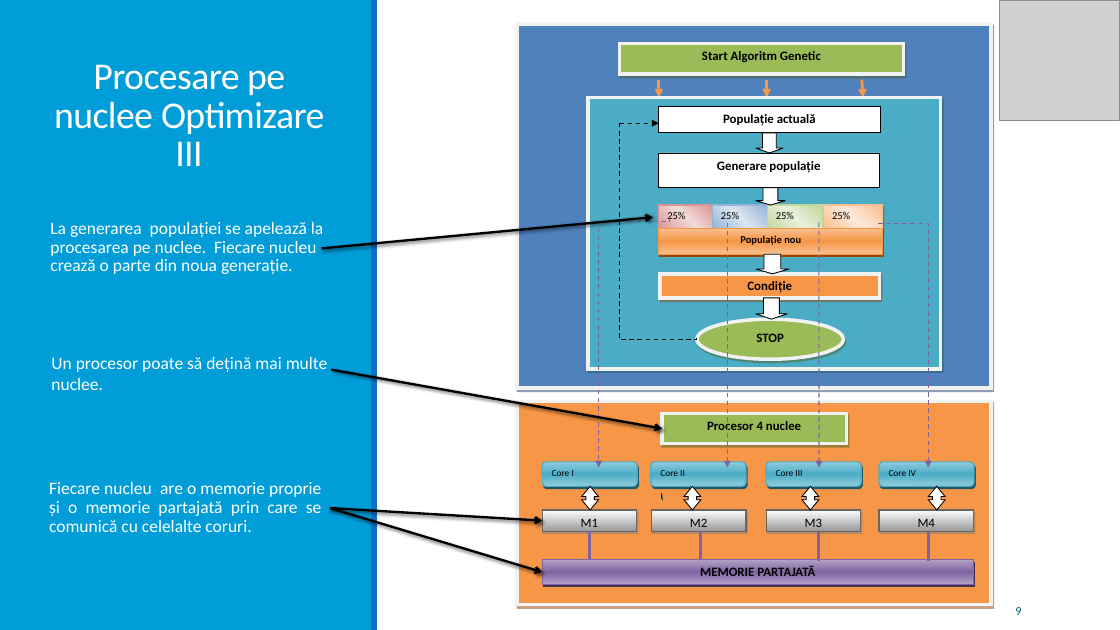
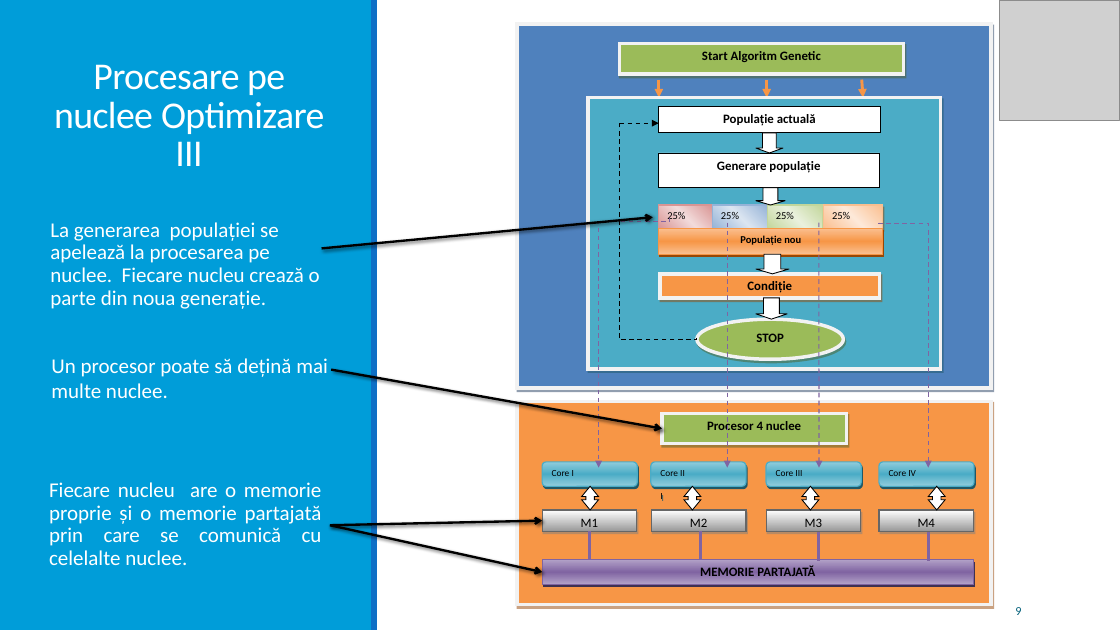
Before and after one commit to gnastaca/Licenta_2017, a slide deck: slide 9 of Licenta2017NastacaGheorghita/Prezentare.pptx. Drawn at 1120x630 pixels with LibreOffice and Linux fonts; fonts in the diff are those of the drawing; grey boxes stand for pictures. Boxes give left, top, right and bottom in pixels: in the first picture for what was removed or moved away, otherwise in the second. Text is boxed around its words. In the diff, an @@ line names an element or a change of style, - is before the commit and + after.

```diff
--- a/Licenta2017NastacaGheorghita/Prezentare.pptx
+++ b/Licenta2017NastacaGheorghita/Prezentare.pptx
@@ text "La generarea populației se apelează ..." at (x1=50, y1=222, x2=320, y2=309): size 15 to 18 pt @@
@@ text "Un procesor poate să dețină ..." at (x1=51, y1=358, x2=328, y2=398): size 15 to 18 pt @@
@@ text at (x1=49, y1=482, x2=322, y2=565): text changed; size 15 to 18 pt @@
-Fiecare nucleu are o memorie proprie și o memorie partajată prin care se comunică cu celelalte coruri.
+Fiecare nucleu are o memorie proprie și o memorie partajată prin care se comunică cu celelalte nuclee.
@@ arrow moved from (330, 508) - (542, 521) to (330, 525) - (542, 521) @@
@@ arrow moved from (330, 508) - (542, 572) to (330, 525) - (542, 572) @@
```
Also in this commit, not shown: 2 other slides changed, 3 other files.
